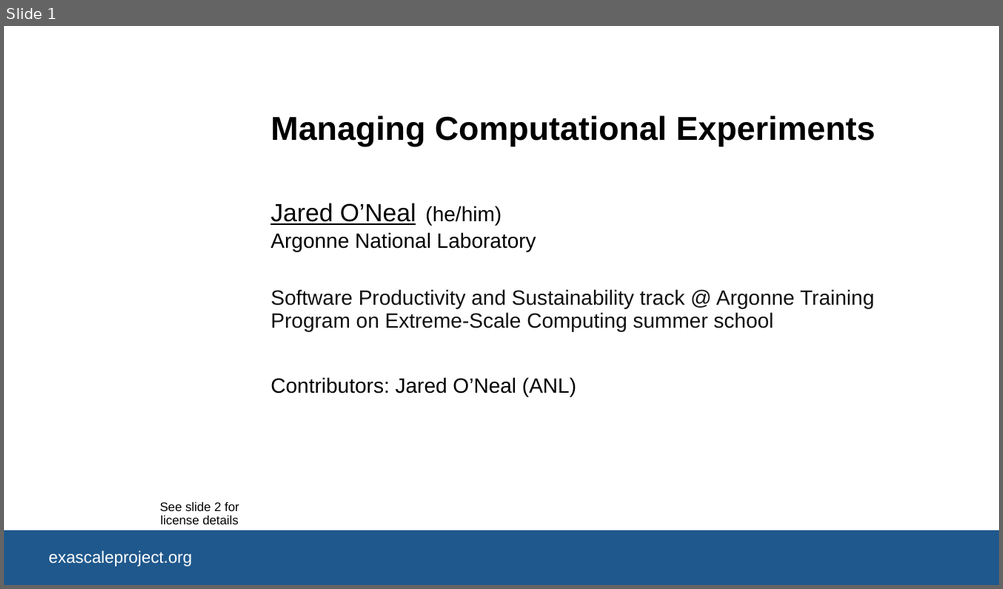
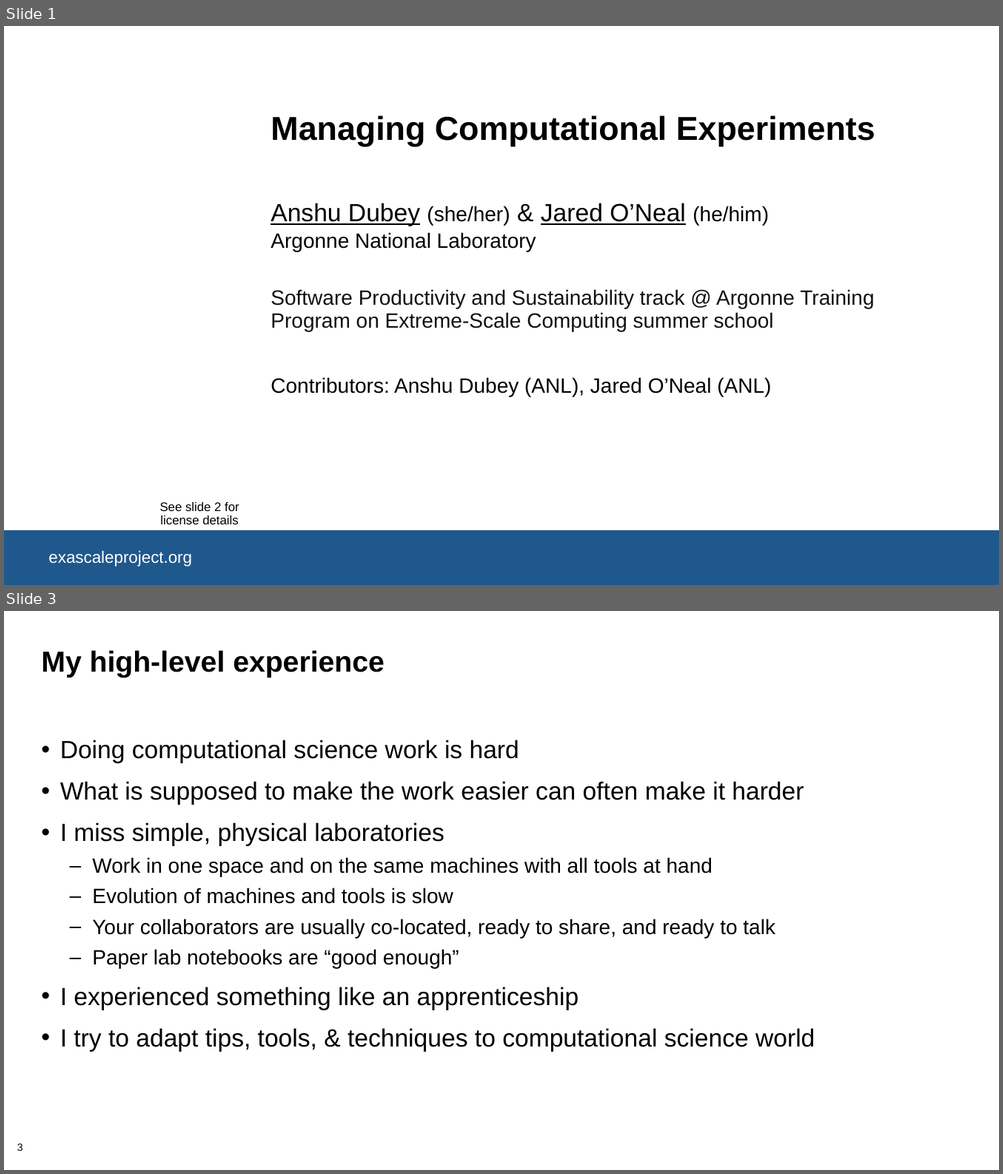
Before and after one commit to bssw-tutorial/presentations, a slide deck: computational-expts.pptx. Shown one above the other, each under a label of ours: slide 1 before the commit, slides 1 and 3 after it; the slides between them are not shown. The pictures are 1003x589 and 1003x1174 pixels, drawn with LibreOffice and Linux fonts; fonts in the diff are those of the drawing; background and template pictures are left out. Boxes give left, top, right and bottom in pixels: in the first picture for what was removed or moved away, otherwise in the second. Text is boxed around its words. In the diff, an @@ line names an element or a change of style, - is before the commit and + after.

Commit message:
(Issue #132) Rough skeleton of Jared's content.  This is likely too much content for 30 minutes.

```diff
--- a/computational-expts.pptx
+++ b/computational-expts.pptx
@@ slide 3 added at <box>4,611,999,1170</box>, background #FFFFFF @@
@@ title added at <box>41,650,384,678</box>, 28 pt, text #000000, bold @@
+My high-level experience
@@ text added at <box>60,740,814,1052</box>, 24 pt, text #000000 @@
+• Doing computational science work is hard
+• What is supposed to make the work easier can often make it harder
+• I miss simple, physical laboratories
+  – Work in one space and on the same machines with all tools at hand
+  – Evolution of machines and tools is slow
+  – Your collaborators are usually co-located, ready to share, and ready to talk
+  – Paper lab notebooks are “good enough”
+• I experienced something like an apprenticeship
+• I try to adapt tips, tools, & techniques to computational science world
@@ page number added at <box>17,1144,23,1151</box>, 10 pt, text #000000 @@
+3
@@ slide 1 changed as well @@
@@ text at <box>270,203,768,227</box>: text changed @@
-Jared O’Neal
+Anshu Dubey (she/her) & Jared O’Neal (he/him)
@@ text removed at <box>425,206,501,225</box> @@
-(he/him)
@@ text at <box>270,378,771,397</box>: text changed @@
-Contributors: Jared O’Neal (ANL)
+Contributors: Anshu Dubey (ANL), Jared O’Neal (ANL)
```
Also in this commit, not shown: 17 other slides added.
